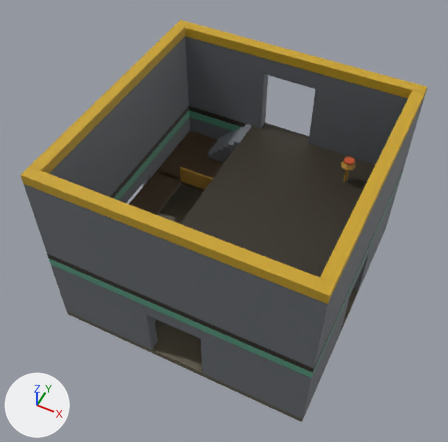
Renders of the FBX model Assets/_Project/Art/Models/Castle/MedievalStairUp.fbx from each side of a commit.
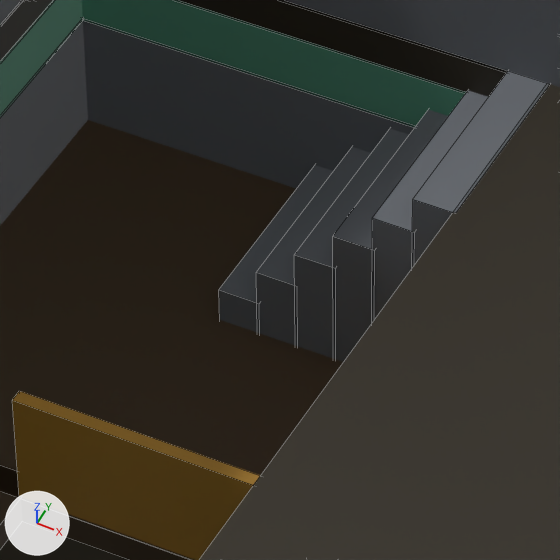
Old and new are each drawn whole from a 50 mm camera at (8.05, -17.42, 25.11) aimed at (-0.32, -0.68, 4.19) and again close up on the part from 40% to 57% of the width and 26% to 43% of the height. Lighting does not change. The marker at lower left points along +X, +Y and +Z. The first two pictures are the older version. The close-ups show mesh edges as thin lines.

The first close-up shows 'MedievalStairUp'.
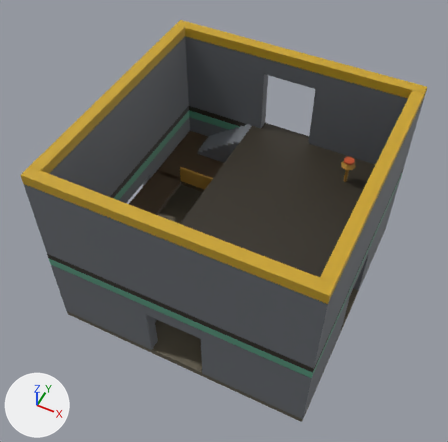
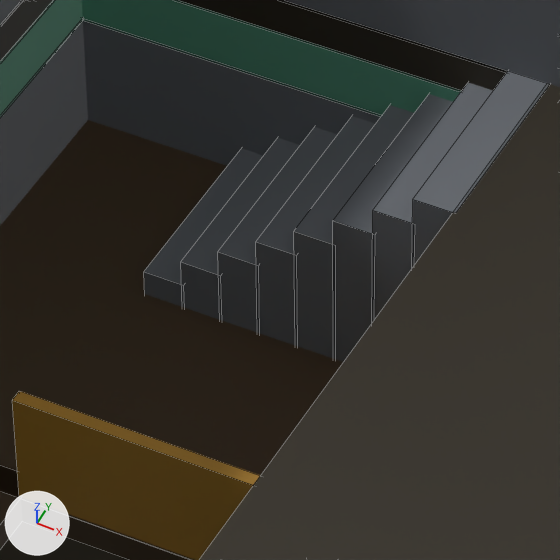
Location of each change, [x1, y1, x2, y2] in pixels of the close-ups (560 x 560 px; the box of a moved part takes in the faces that stretch with it):
part 1 of me_medievalstairupmesh, added: after [144, 148, 263, 307]
part 2 of me_medievalstairupmesh, added: after [181, 138, 300, 320]
part 3 of me_medievalstairupmesh, moved or reshaped: before [219, 91, 488, 362]; after [218, 83, 493, 362]

What the commit changed:
me_medievalstairupmesh is used by ob_medievalstairup; location (0.0, 0.0, 0.0).
me_medievalstairupmesh had 512 vertices, 374 faces and spanned x -6.01..6.01, y -6.01..6.01, z -0.01..9.21.
me_medievalstairupmesh now has 528 vertices, 386 faces and spans x -6.01..6.01, y -6.01..6.01, z -0.01..9.21.
me_medievalstairupmesh part 1: a new loose piece, a box spanning x -4.21..-3.89, y 3.99..5.51, z 2.89..3.12, in mat_medievalstairup_iron (picture img_plunderspellpalette_png).
me_medievalstairupmesh part 2: a new loose piece, a box spanning x -3.91..-3.59, y 3.99..5.51, z 2.89..3.34, in mat_medievalstairup_iron (picture img_plunderspellpalette_png).
Part 3, on me_medievalstairupmesh:
4 vertices in x -3.61..-3.29, y 3.99..5.51, z 3.19 move by (0.0, 0.0, 0.36).
4 vertices in x -3.31..-2.99, y 3.99..5.51, z 3.48 move by (0.0, 0.0, 0.28).
4 vertices in x -3.01..-2.69, y 3.99..5.51, z 3.76 move by (0.0, 0.0, 0.21).
4 vertices in x -2.71..-2.39, y 3.99..5.51, z 4.04 move by (0.0, 0.0, 0.14).
4 vertices in x -2.41..-2.09, y 3.99..5.51, z 4.33 move by (0.0, 0.0, 0.07).
